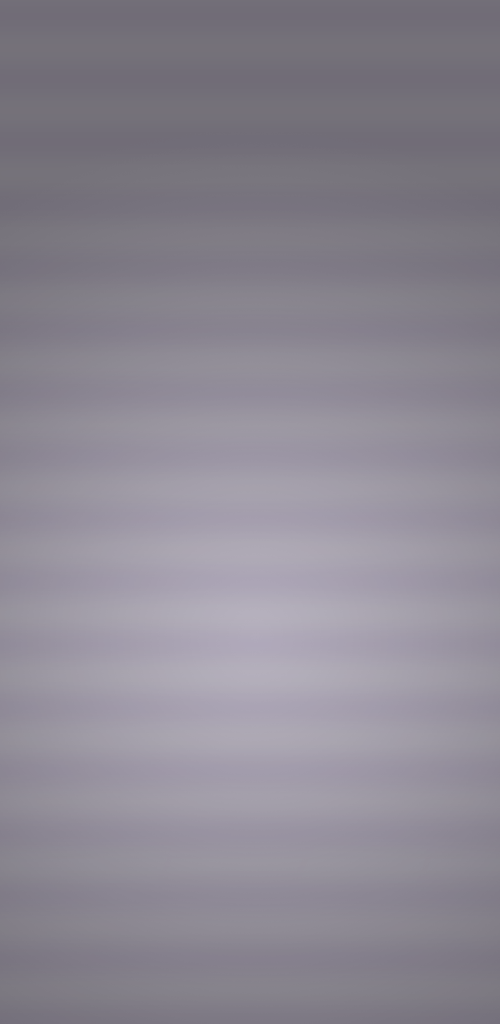
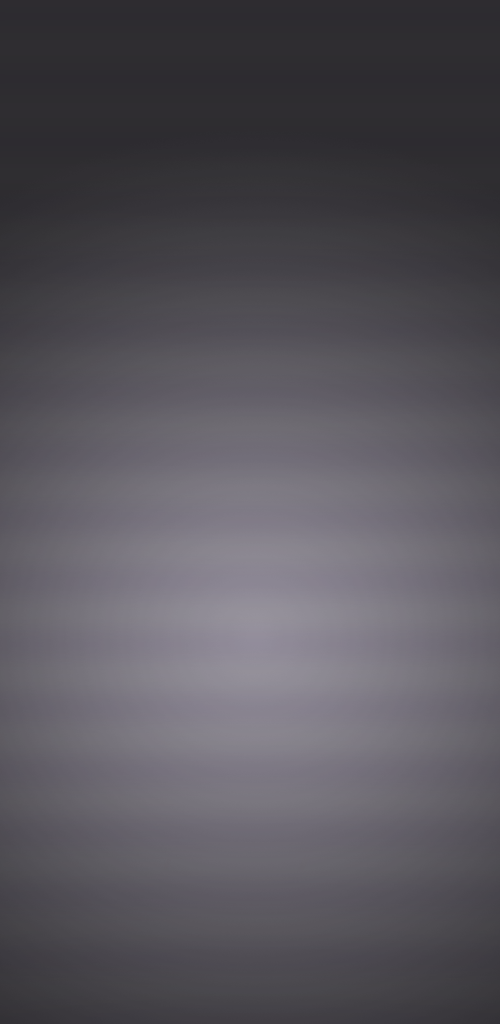
Before/after of a w=500, h=1024 layered artwork. What changed in the layer stack:
"Layer 1": opacity 50% → 80% over bbox(0, 0, 500, 1024)
